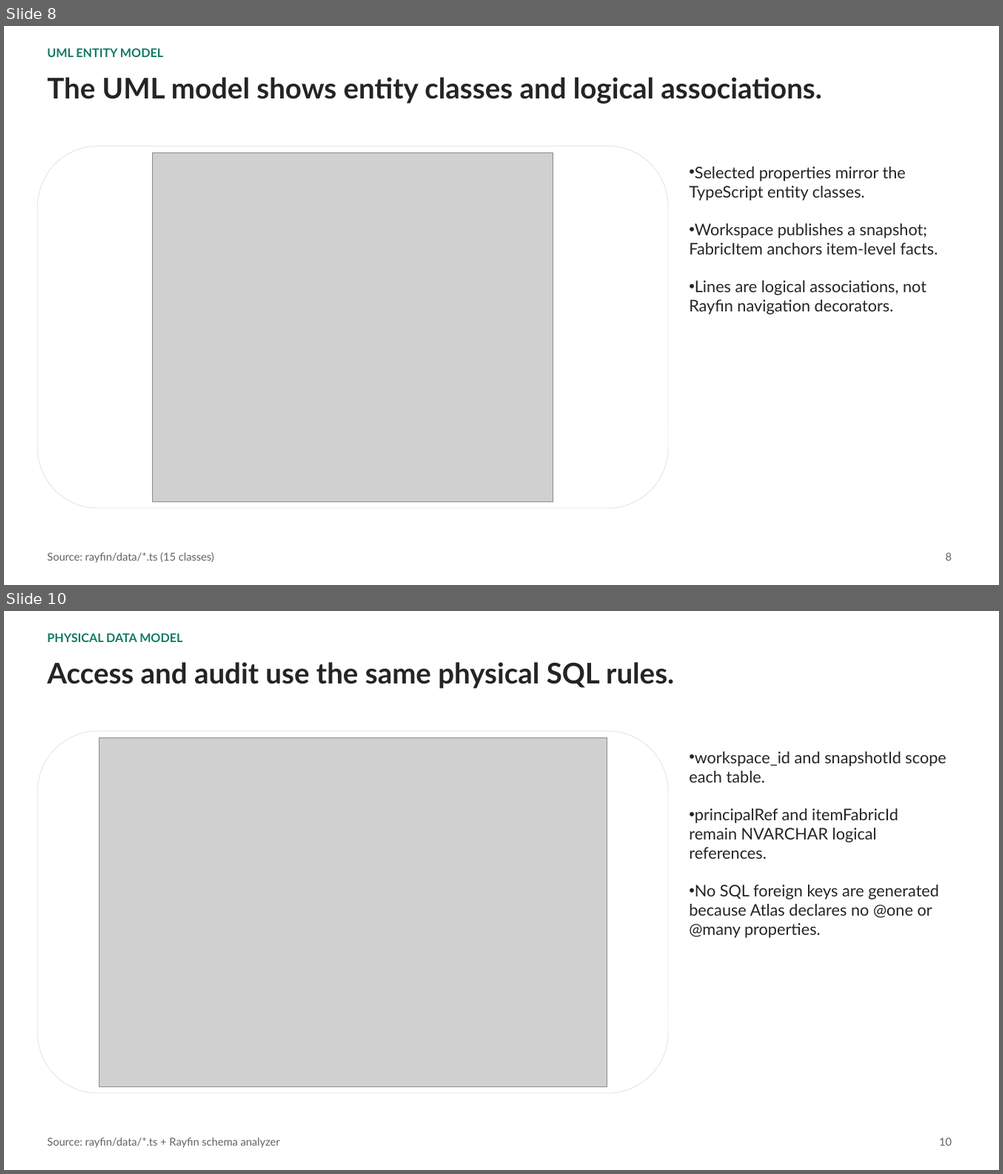
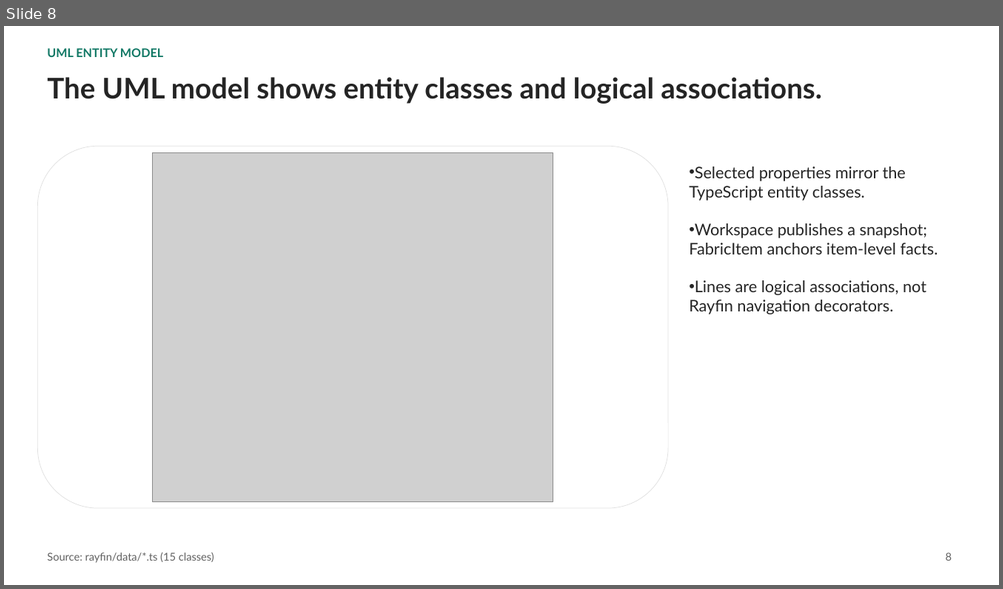
Before and after one commit to fredgis/FabricAtlas, a slide deck: prez/Fabric-Atlas-Dev-Architecture.pptx. Shown one above the other, each under a label of ours: slides 8 and 10 before the commit, slide 8 after it; the slides between them are not shown. The pictures are 1003x1174 and 1003x589 pixels, drawn with LibreOffice and Linux fonts; fonts in the diff are those of the drawing; grey boxes stand for pictures. Boxes give left, top, right and bottom in pixels: in the first picture for what was removed or moved away, otherwise in the second. Text is boxed around its words. In the diff, an @@ line names an element or a change of style, - is before the commit and + after.

```diff
--- a/prez/Fabric-Atlas-Dev-Architecture.pptx
+++ b/prez/Fabric-Atlas-Dev-Architecture.pptx
@@ slide 10 removed at (4, 611, 999, 1170), background #FFFFFF @@
@@ text removed at (47, 633, 182, 642) @@
-PHYSICAL DATA MODEL
@@ text removed at (47, 662, 674, 689) @@
-Access and audit use the same physical SQL rules.
@@ rounded rectangle removed at (37, 731, 668, 1093) @@
@@ picture removed at (99, 738, 607, 1087) @@
@@ text removed at (688, 752, 945, 938) @@
-• workspace_id and snapshotId scope each table.
-• principalRef and itemFabricId remain NVARCHAR logical references.
-• No SQL foreign keys are generated because Atlas declares no @one or @many properties.
@@ text removed at (47, 1138, 280, 1148) @@
-Source: rayfin/data/*.ts + Rayfin schema analyzer
@@ text removed at (939, 1138, 951, 1146) @@
-10
```
Also in this commit, not shown: 4 slides changed, 1 slide added, 1 other slide removed, 4 other files.
